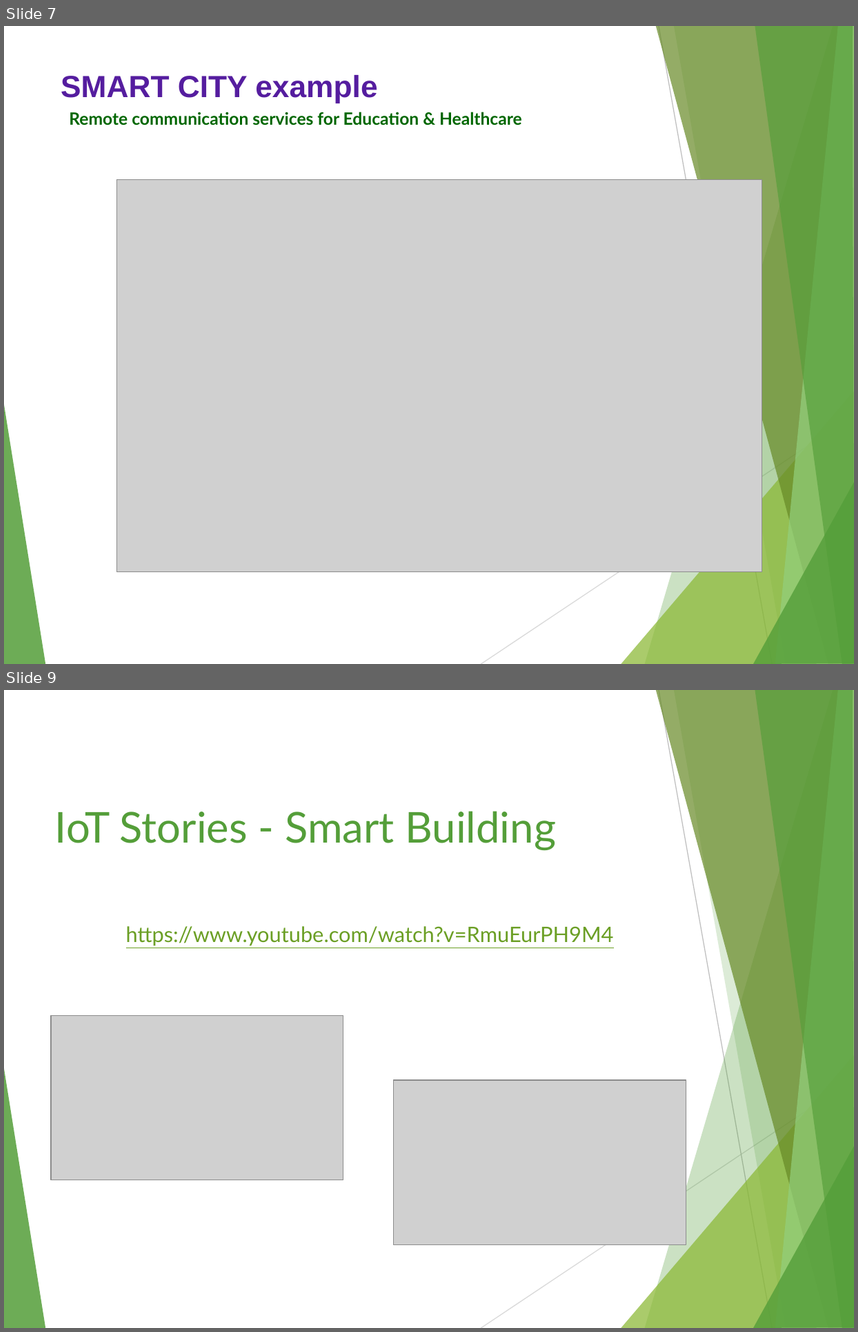
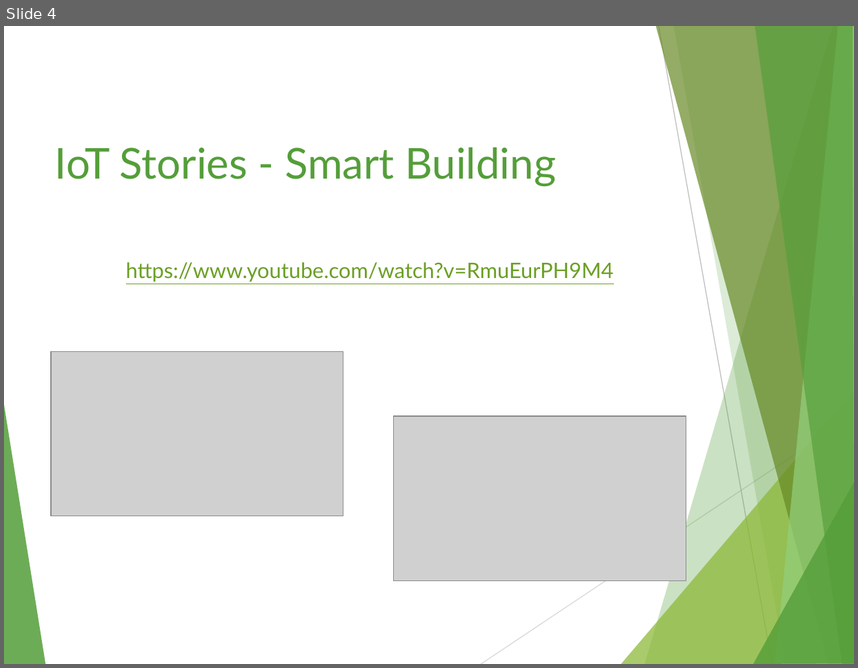
Before and after one commit to Idancw/Arduino-2017S, a slide deck: Presentation/Smart Cities.pptx. Shown one above the other, each under a label of ours: slides 7 and 9 before the commit, slide 4 after it; the slides between them are not shown. The pictures are 858x1332 and 858x668 pixels, drawn with LibreOffice and Linux fonts; fonts in the diff are those of the drawing; grey boxes stand for pictures. Boxes give left, top, right and bottom in pixels: in the first picture for what was removed or moved away, otherwise in the second. Text is boxed around its words. In the diff, an @@ line names an element or a change of style, - is before the commit and + after.

```diff
--- a/Presentation/Smart Cities.pptx
+++ b/Presentation/Smart Cities.pptx
@@ slide 7 removed at (x1=4, y1=26, x2=854, y2=664), background #FFFFFF; not listed: 10 template elements that a slide beside it also shows @@
@@ text removed at (x1=61, y1=75, x2=377, y2=103) @@
-SMART CITY example
@@ title removed at (x1=69, y1=112, x2=522, y2=125) @@
-Remote communication services for Education & Healthcare
@@ picture removed at (x1=117, y1=180, x2=762, y2=572) @@
@@ what was slide 9 is now slide 4 @@
```
Also in this commit, not shown: 2 slides changed, 1 slide added, 5 other slides removed.
